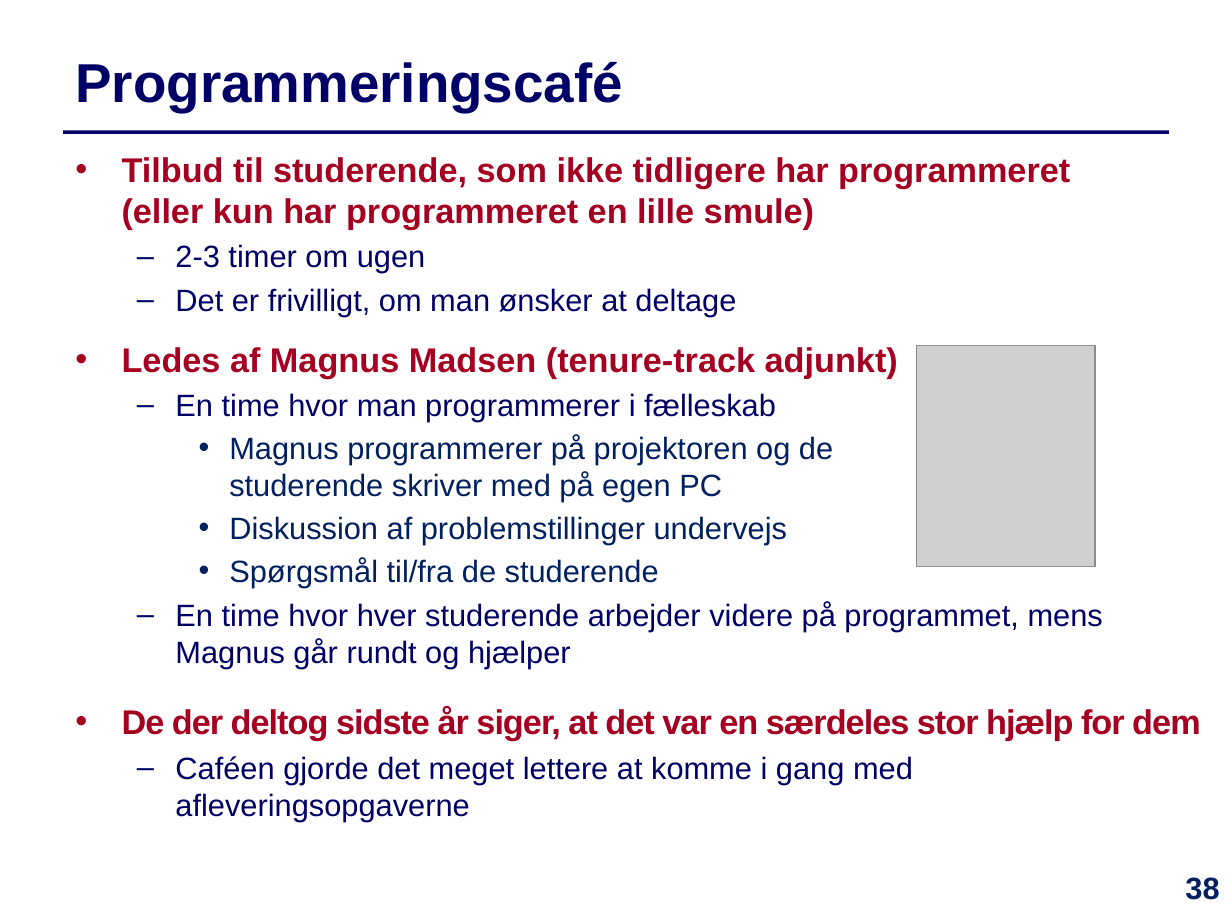
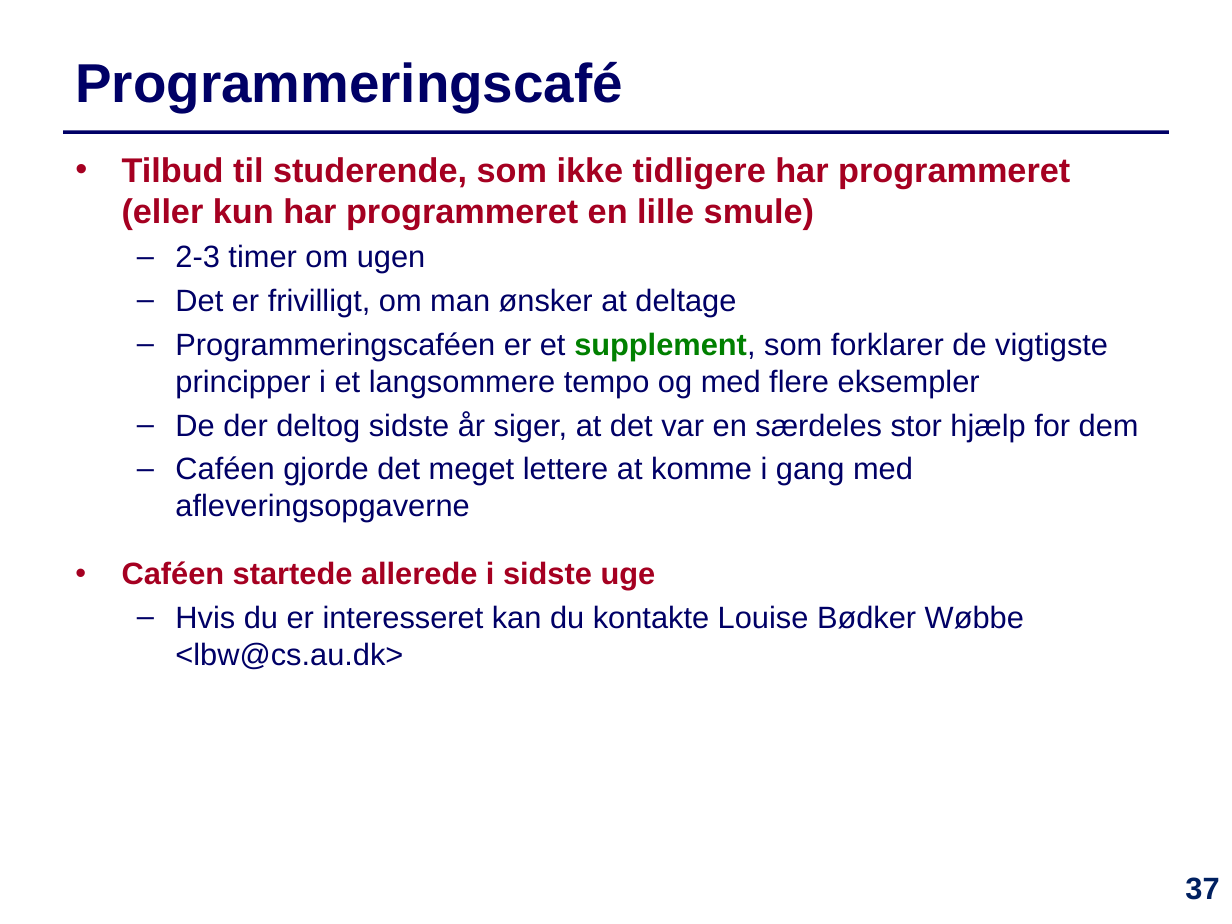
Before and after one commit to IntProgAU/Materiale, a slide deck: slide 37 of web/e24/uge_2a/Slides-Uge2-Mandag.pptx (slide 38 before the commit). Drawn at 1232x924 pixels with LibreOffice and Linux fonts; fonts in the diff are those of the drawing; grey boxes stand for pictures. Boxes give left, top, right and bottom in pixels: in the first picture for what was removed or moved away, otherwise in the second. Text is boxed around its words. In the diff, an @@ line names an element or a change of style, - is before the commit and + after.

```diff
--- a/web/e24/uge_2a/Slides-Uge2-Mandag.pptx
+++ b/web/e24/uge_2a/Slides-Uge2-Mandag.pptx
@@ text at [175,332,1108,397]: text changed; text colour #002060 to #000066 @@
-  • Ledes af Magnus Madsen (tenure-track adjunkt)
-  – En time hvor man programmerer i fælleskab
-    • Magnus programmerer på projektoren og de
-      studerende skriver med på egen PC
-    • Diskussion af problemstillinger undervejs
-    • Spørgsmål til/fra de studerende
-  – En time hvor hver studerende arbejder videre på programmet, mens Magnus går rundt og hjælper
+  – Programmeringscaféen er et supplement, som forklarer de vigtigste
+    principper i et langsommere tempo og med flere eksempler
@@ picture removed at [917,346,1095,567] @@
@@ text at [175,411,1139,441]: size 20 to 18 pt, text colour #A50021 to #000066, letter spacing -0.6 to 0 pt, bold off in "De der deltog sidste år siger, at ..."; bullet • to –; less space between paragraphs @@
@@ text at [122,561,1024,670]: paragraphs added @@
+  • Caféen startede allerede i sidste uge
+  – Hvis du er interesseret kan du kontakte Louise Bødker Wøbbe <lbw@cs.au.dk>
@@ page number at [1185,877,1219,900]: text changed @@
-38
+37
```
Also in this commit, not shown: 3 other slides changed, 2 slides removed, 3 other files.
